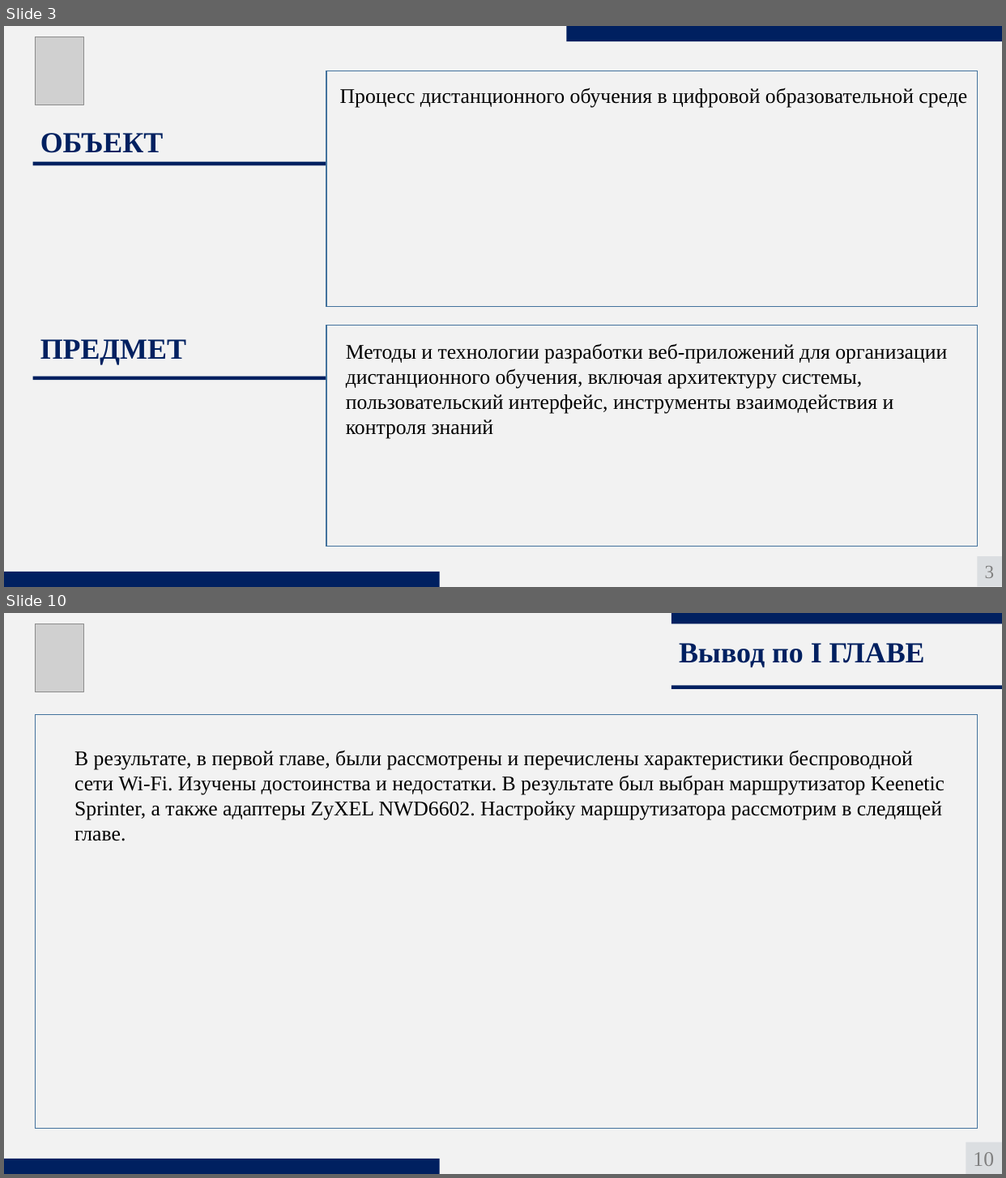
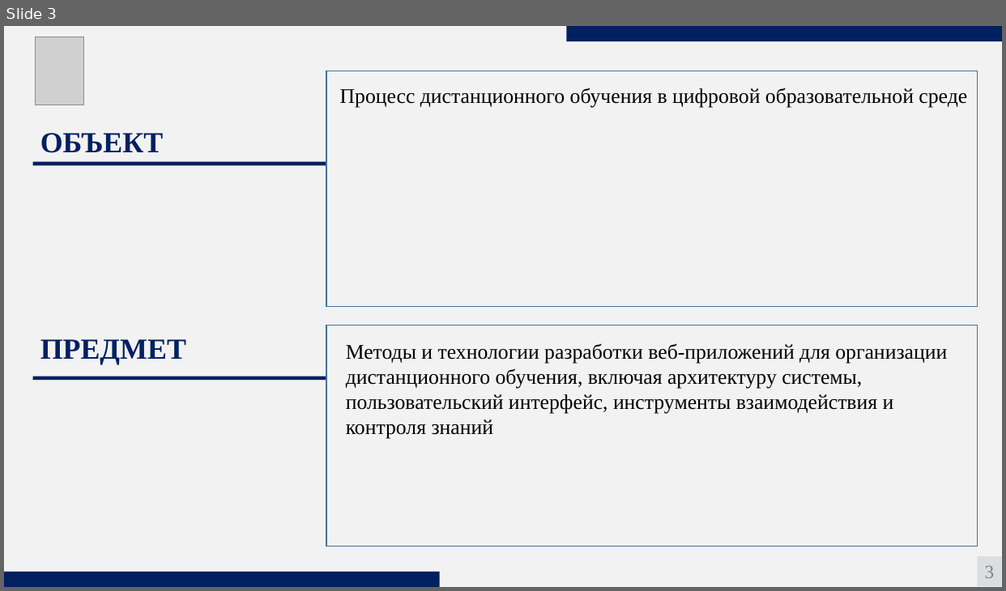
Before and after one commit to aftercraig/Education-Graduate, a slide deck: Дополнительные материалы/Диплом Боритько.pptx. Shown one above the other, each under a label of ours: slides 3 and 10 before the commit, slide 3 after it; the slides between them are not shown. The pictures are 1006x1178 and 1006x591 pixels, drawn with LibreOffice and Linux fonts; fonts in the diff are those of the drawing; grey boxes stand for pictures. Boxes give left, top, right and bottom in pixels: in the first picture for what was removed or moved away, otherwise in the second. Text is boxed around its words. In the diff, an @@ line names an element or a change of style, - is before the commit and + after.

```diff
--- a/Дополнительные материалы/Диплом Боритько.pptx
+++ b/Дополнительные материалы/Диплом Боритько.pptx
@@ slide 10 removed at [4, 613, 1002, 1174], background #F2F2F2 @@
@@ picture removed at [36, 624, 84, 692] @@
@@ rectangle removed at [671, 613, 1002, 624] @@
@@ text removed at [679, 643, 925, 668] @@
-Вывод по I ГЛАВЕ
@@ rectangle removed at [671, 686, 1002, 689] @@
@@ rectangle removed at [36, 715, 978, 1129] @@
@@ text removed at [74, 750, 944, 841] @@
-В результате, в первой главе, были рассмотрены и перечислены характеристики беспроводной сети Wi-Fi. Изучены достоинства и недостатки. В результате был выбран маршрутизатор Keenetic Sprinter, а также адаптеры ZyXEL NWD6602. Настройку маршрутизатора рассмотрим в следящей главе.
@@ rectangle removed at [966, 1142, 1002, 1174] @@
-10
@@ rectangle removed at [4, 1159, 440, 1174] @@
```
Also in this commit, not shown: 3 slides changed, 5 slides added, 7 other slides removed, 2 other files.
